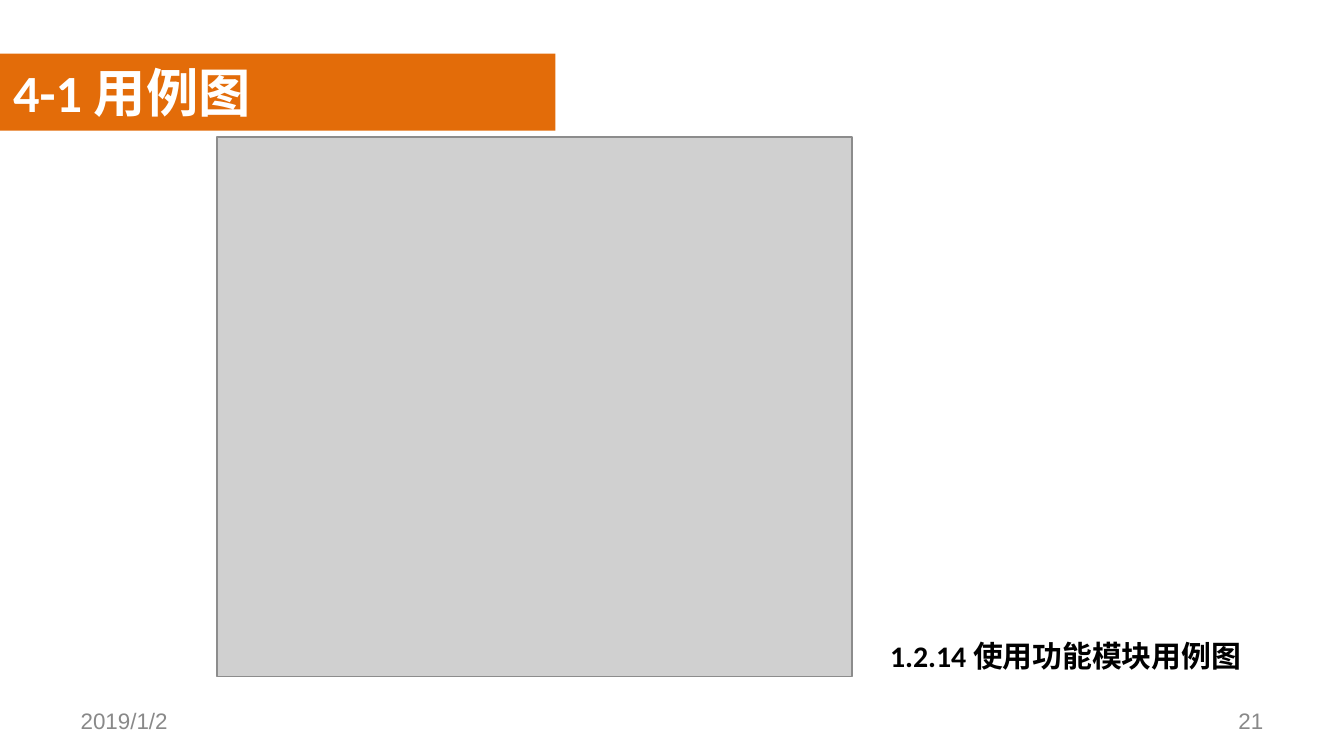
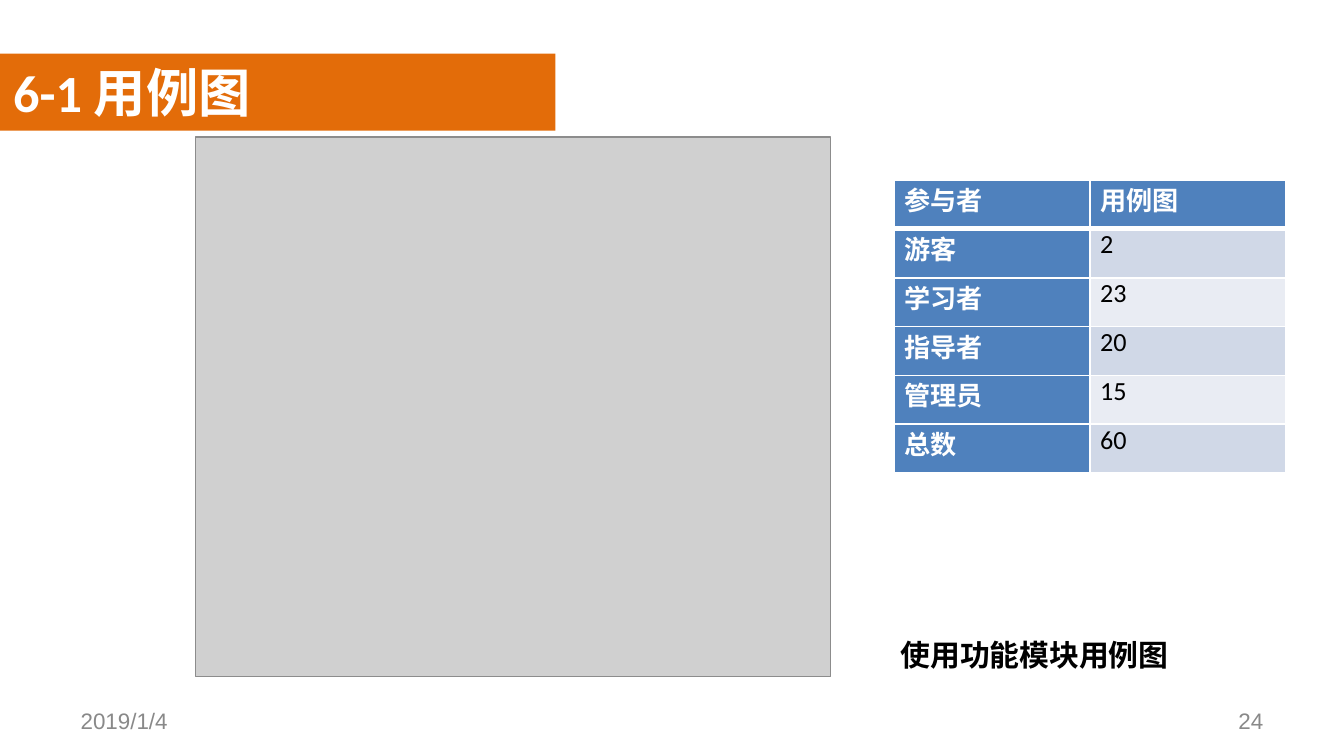
Before and after one commit to SoftwareRequirtmentsG02/Document, a slide deck: slide 24 of 案例教学系统/受控文档/分析设计/PPT/PRD2018-G02-SRS评审PPT.pptx (slide 21 before the commit). Drawn at 1344x756 pixels with LibreOffice and Linux fonts; fonts in the diff are those of the drawing; grey boxes stand for pictures; background and template pictures are left out. Boxes give left, top, right and bottom in pixels: in the first picture for what was removed or moved away, otherwise in the second. Text is boxed around its words. In the diff, an @@ line names an element or a change of style, - is before the commit and + after.

```diff
--- a/案例教学系统/受控文档/分析设计/PPT/PRD2018-G02-SRS评审PPT.pptx
+++ b/案例教学系统/受控文档/分析设计/PPT/PRD2018-G02-SRS评审PPT.pptx
@@ text at [13, 68, 251, 117]: text changed @@
-4-1 用例图
+6-1 用例图
@@ picture: place and size @@
-picture at [216, 137, 851, 677]
+picture at [196, 137, 831, 677]
@@ table added at [894, 180, 1286, 473], 6 rows, 2 columns @@
+参与者 | 用例图
+游客 | 2
+学习者 | 23
+指导者 | 20
+管理员 | 15
+总数 | 60
@@ text at [901, 640, 1169, 669]: text changed @@
-  1.2.14 使用功能模块用例图
+  使用功能模块用例图
@@ text at [81, 713, 168, 729]: text changed @@
-2019/1/2
+2019/1/4
@@ page number at [1238, 713, 1263, 729]: text changed @@
-21
+24
```
Also in this commit, not shown: 49 other slides changed, 9 slides added, 3 slides removed, 1 other file.
